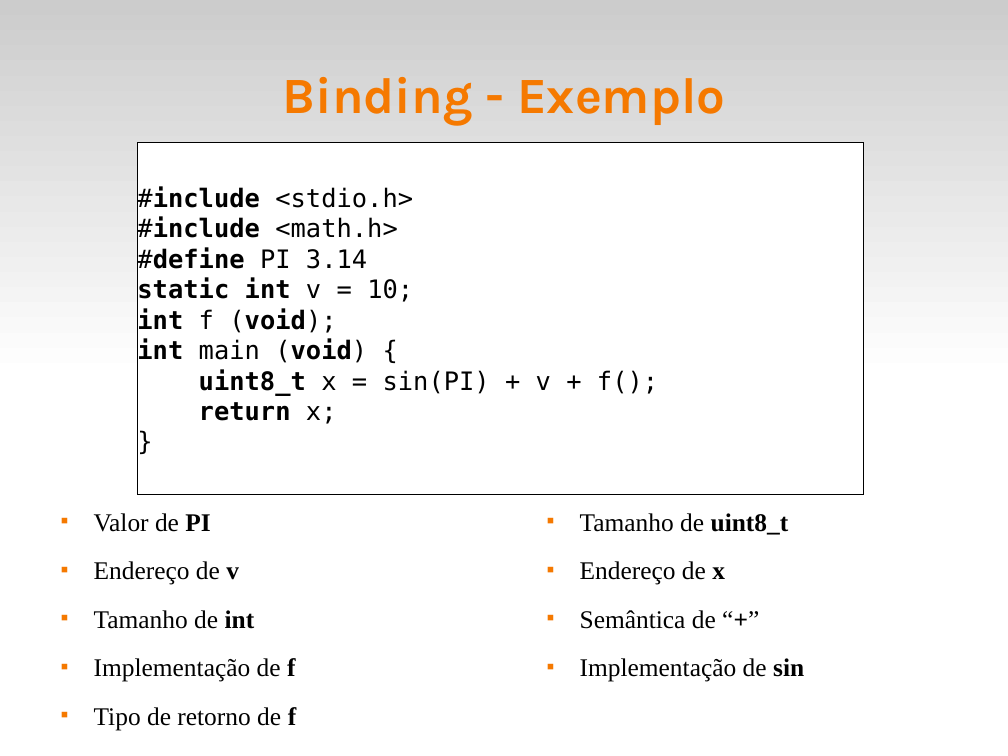
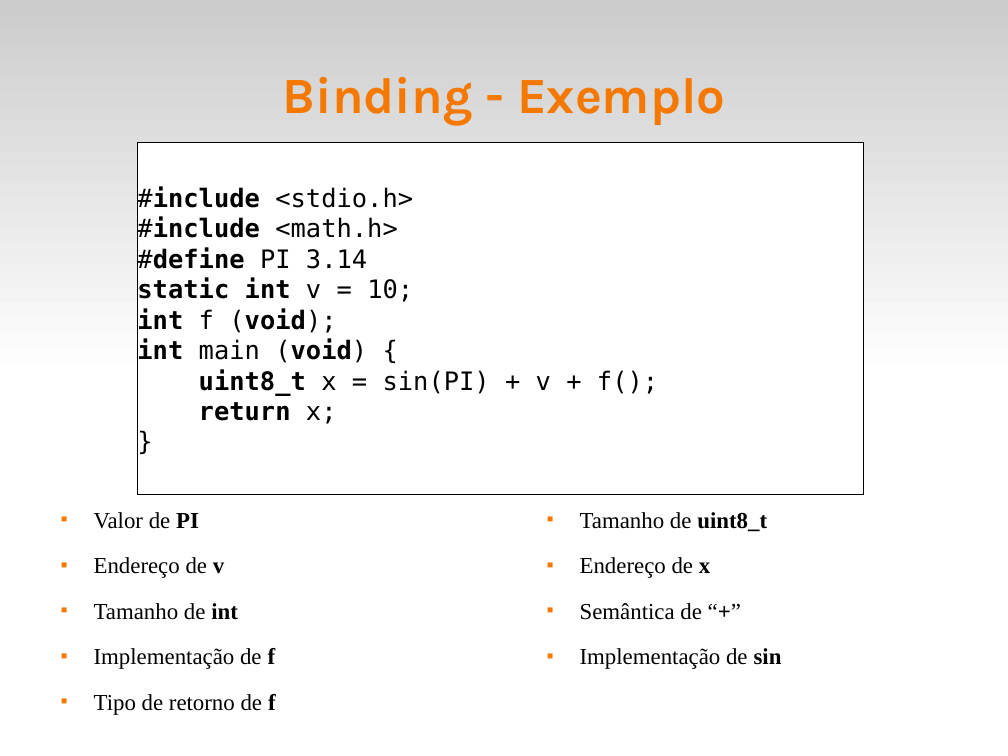
Before and after one commit to fsantanna-uerj/EDL, a slide deck: slide 19 of slides/edl-02-bindings.odp. Drawn at 1008x756 pixels with LibreOffice and Linux fonts; fonts in the diff are those of the drawing. Boxes give left, top, right and bottom in pixels: in the first picture for what was removed or moved away, otherwise in the second. Text is boxed around its words. In the diff, an @@ line names an element or a change of style, - is before the commit and + after.

```diff
--- a/slides/edl-02-bindings.odp
+++ b/slides/edl-02-bindings.odp
@@ text "Valor de PI" at <box>94,512,276,715</box>: size 20 to 18 pt @@
@@ text "Tamanho de uint8_t" at <box>580,512,782,669</box>: size 20 to 18 pt @@
```
Also in this commit, not shown: 2 other slides changed, 1 other file.
